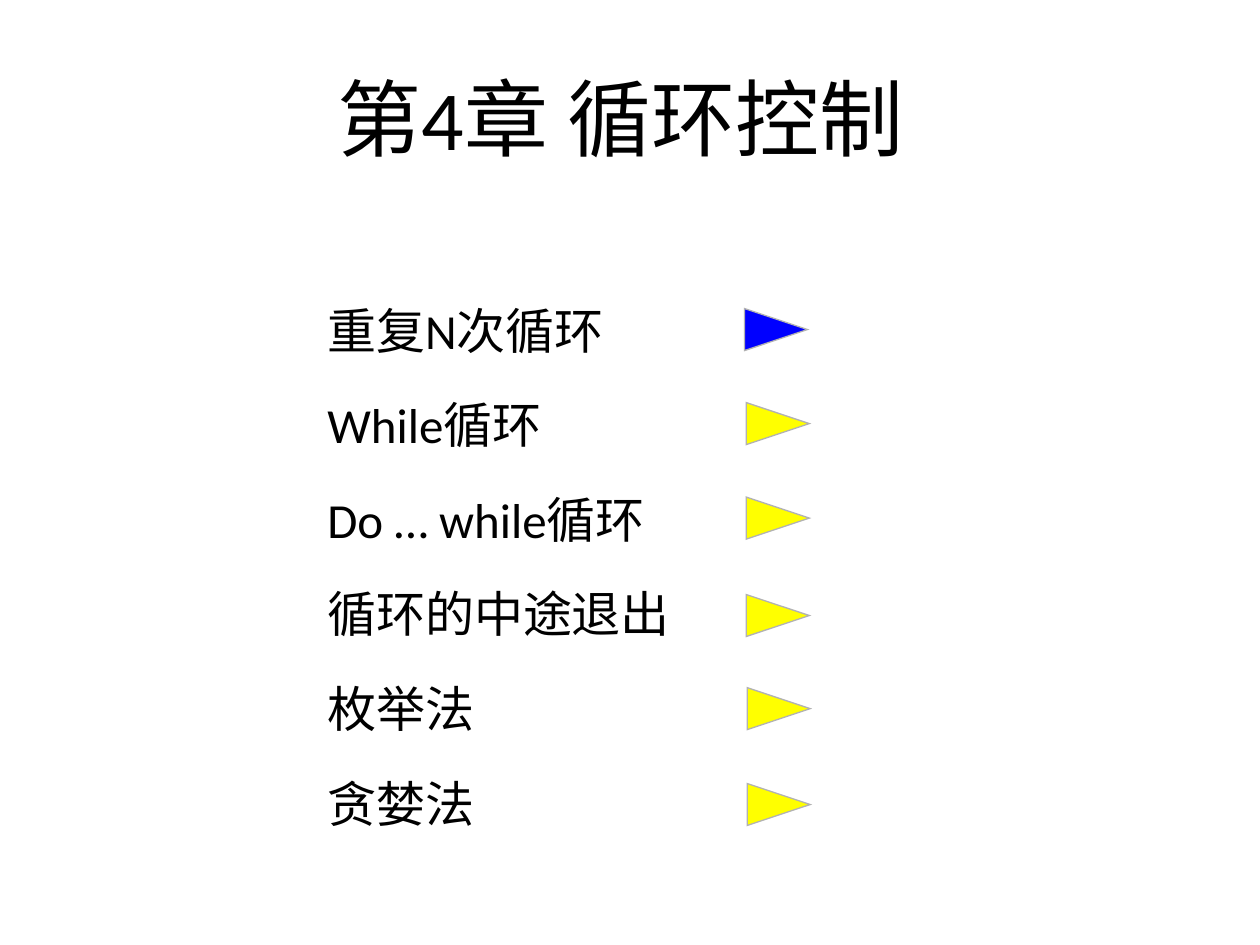
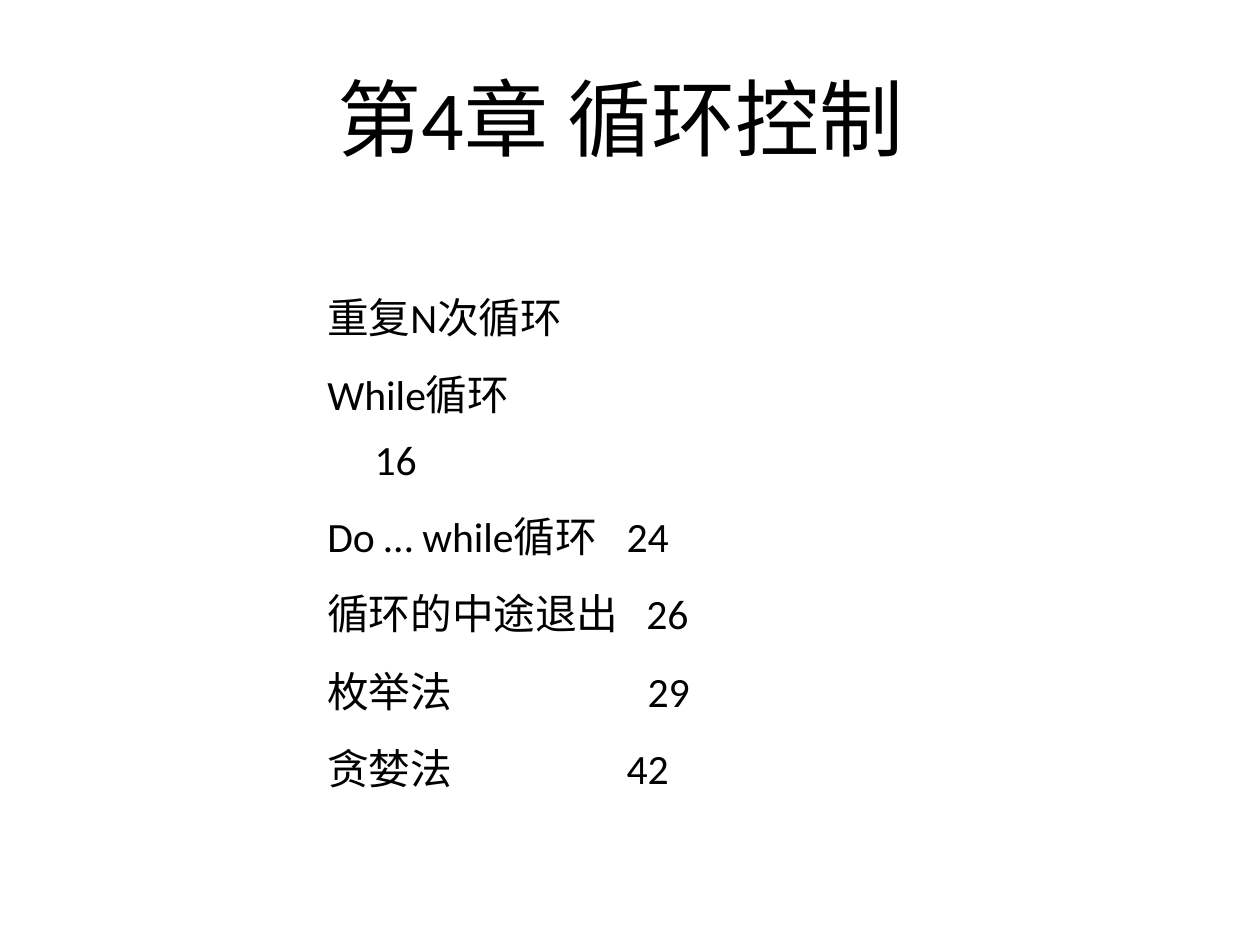
Before and after one commit to wwuhn/wwuhn.github.io, a slide deck: slide 1 of bookspcClassic/C++程序设计翁惠玉/4循环控制（枚举、贪婪）.ppt. Drawn at 1260x945 pixels with LibreOffice and Linux fonts; fonts in the diff are those of the drawing. Boxes give left, top, right and bottom in pixels: in the first picture for what was removed or moved away, otherwise in the second. Text is boxed around its words. In the diff, an @@ line names an element or a change of style, - is before the commit and + after.

```diff
--- a/bookspcClassic/C++程序设计翁惠玉/4循环控制（枚举、贪婪）.ppt
+++ b/bookspcClassic/C++程序设计翁惠玉/4循环控制（枚举、贪婪）.ppt
@@ text at (327, 298, 562, 337): size 28 to 23.8 pt in "重复N次循环"; line spacing 1.4 to 1.3 @@
@@ triangle removed at (744, 308, 807, 350) @@
@@ text at (327, 376, 690, 788): text changed; size 28 to 23.8 pt @@
-While循环
-Do … while循环
-循环的中途退出
-枚举法
-贪婪法
+While循环 16
+Do … while循环 24
+循环的中途退出 26
+枚举法 29
+贪婪法 42
@@ triangle removed at (747, 403, 810, 444) @@
@@ triangle removed at (747, 497, 810, 539) @@
@@ triangle removed at (747, 595, 810, 637) @@
@@ triangle removed at (747, 687, 810, 729) @@
@@ triangle removed at (747, 784, 810, 826) @@
```
Also in this commit, not shown: 8 other slides changed, 1 slide added, 1 slide removed, 5 other files.
